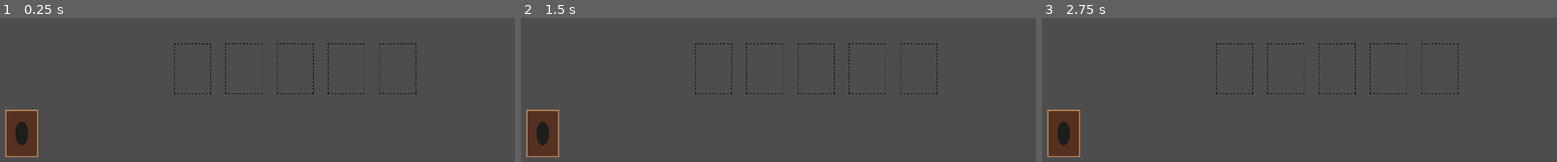
Above: before the commit, frames 1-3 (left to right).
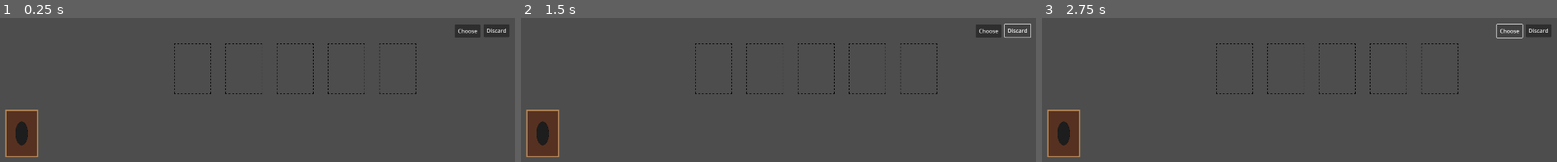
Above: after the commit, the same moments.

Repository: AleksievBorislav/CardGame
Game: Godot game, scene res://Scenes/Main.tscn
Two runs of this game, one before a commit and one after it. Both use one fixed random seed, a clock stepped at 60 frames per second and the inputs below.
Inputs (mouse positions are in pixels of both pictures, inside the frame that each line leads up to):
- Up to frame 1 (0.25 s): no input
- Up to frame 2 (1.5 s): click (989, 30) at 0.5 s, where only the run after the commit has a clickable "Choose"; click (1015, 30) at 1.25 s, where only the run after the commit has a clickable "Discard"
- Up to frame 3 (2.75 s): click (1510, 30) at 2 s, where only the run after the commit has a clickable "Choose"

The runs differ from the first frame. In frame 1, 0.8% of the frame differs, in the area x 88-99%, y 4-14%; in frame 2, 0.5%; in frame 3, 0.5%.

Commit message:
work in progress but need it in git

Diff:
--- a/new-game-project/Scenes/Main.tscn
+++ b/new-game-project/Scenes/Main.tscn
@@ -9,6 +9,7 @@
 [ext_resource type="Script" uid="uid://w0g2yr1m33mi" path="res://Scripts/slots_manager.gd" id="6_50glp"]
 [ext_resource type="Script" uid="uid://bhvvsoox1ckly" path="res://Scripts/input_manager.gd" id="7_jw32o"]
 [ext_resource type="PackedScene" uid="uid://dgdplkoot418n" path="res://Scenes/combo_text.tscn" id="9_vy5pj"]
+[ext_resource type="Script" uid="uid://1mqu7t2olaf0" path="res://Scenes/confirm_combo.gd" id="10_bmxlf"]
 
 [sub_resource type="RectangleShape2D" id="RectangleShape2D_v1gob"]
 size = Vector2(96, 140)
@@ -77,3 +78,20 @@
 offset_top = 624.0
 offset_right = 1068.0
 offset_bottom = 670.0
+
+[node name="confirmCombo" type="Button" parent="."]
+offset_left = 1417.0
+offset_top = 640.0
+offset_right = 1492.0
+offset_bottom = 678.0
+text = "Choose
+"
+script = ExtResource("10_bmxlf")
+
+[node name="discard" type="Button" parent="."]
+offset_left = 1502.0
+offset_top = 639.0
+offset_right = 1577.0
+offset_bottom = 677.0
+text = "Discard
+"
--- /dev/null
+++ b/new-game-project/Scenes/confirm_combo.gd
@@ -0,0 +1,10 @@
+extends Button
+
+var slotsReference
+
+func _ready() -> void:
+	self.connect("pressed", _on_Button_pressed)
+	slotsReference = $"../SlotsManager"
+
+func _on_Button_pressed():
+	print(slotsReference.slottedCards.size())
--- a/new-game-project/Scripts/slots_manager.gd
+++ b/new-game-project/Scripts/slots_manager.gd
@@ -1,6 +1,7 @@
 extends Node2D
 
 var cardSlots = []
+var slottedCards = []
 var comboText
 
 const FIRE = "fire"
@@ -22,16 +23,16 @@
 
 func deslotACard(card, cardSlot):
 		cardSlot.card_in_slot = false
+		#slottedCards.remove(card)
 		showCombo()
 
 
 func showCombo():
-	var hand = []
 	for i in range(cardSlots.size()):
 		if cardSlots[i].card_in_slot:
-			hand.append([cardSlots[i].card_in_slot.cardProps.element, cardSlots[i].card_in_slot.cardProps.value])
+			slottedCards.append([cardSlots[i].card_in_slot.cardProps.element, cardSlots[i].card_in_slot.cardProps.value])
 
-	var combo = evaluate_hand(hand)
+	var combo = evaluate_hand(slottedCards)
 	if combo:
 		show_text(combo, Vector2(950, 600))
 	else:
@@ -131,8 +132,10 @@
 	if pair_count == 1:
 		return "One Pair"
 
-	# Otherwise, return High Card
-	return "High Card: " + str(sorted_values[-1])
+	if(sorted_values):
+		return "High Card: " + str(sorted_values[-1])
+	return ""
+
 
 # Helper function to convert card values to numerical ranking
 func card_value(card_rank: String) -> int:
Not shown: 1 places in new-game-project/Scenes/Main.tscn that only renumber resources
Not shown, added: new-game-project/Scenes/confirm_combo.gd.uid
